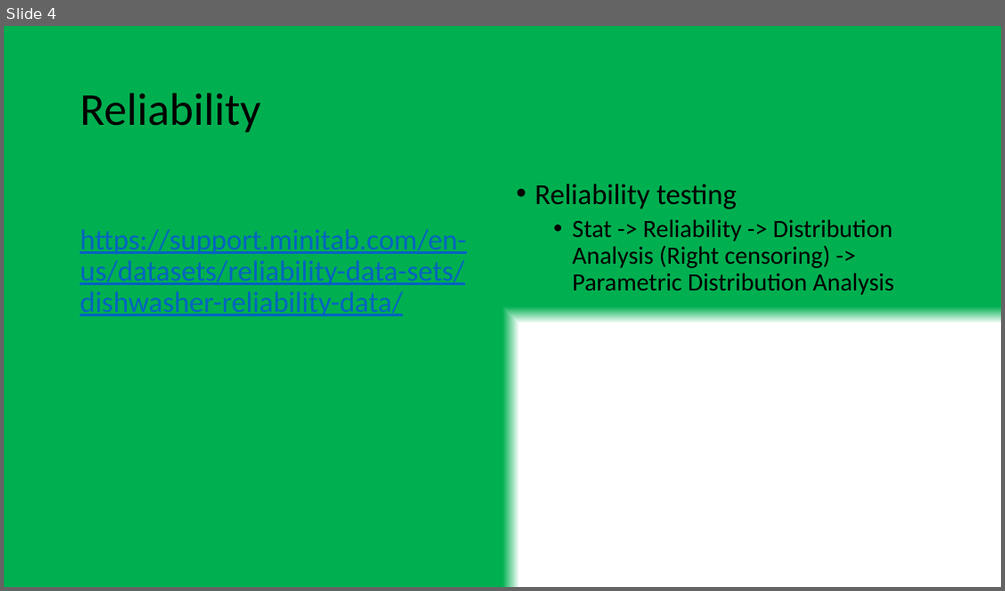
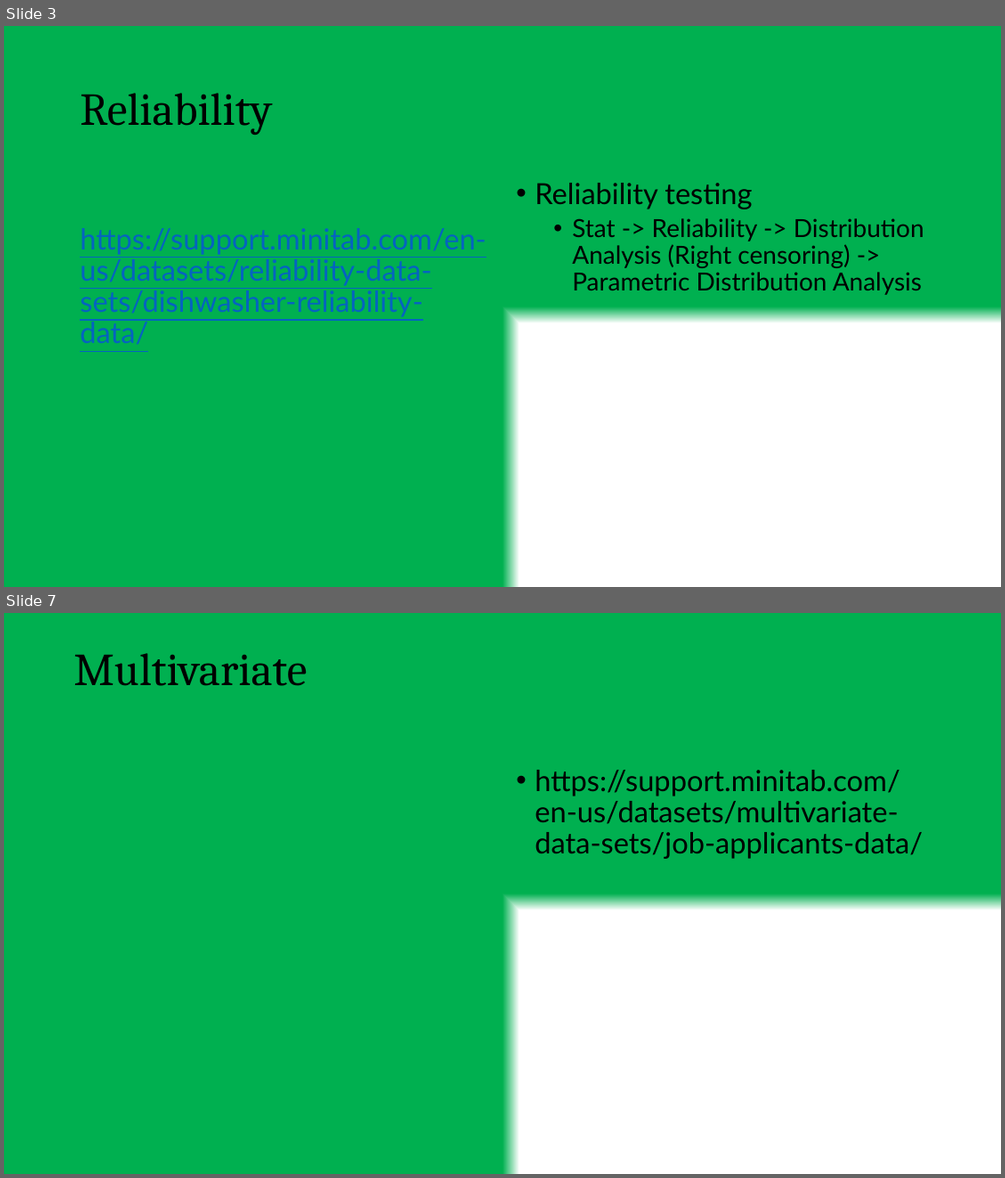
Before and after one commit to tanmoyie/Quality-Control, a slide deck: Minitab tutorial by Tanmoy Das.pptx. Shown one above the other, each under a label of ours: slide 4 before the commit, slides 3 and 7 after it; the slides between them are not shown. The pictures are 1005x591 and 1005x1178 pixels, drawn with LibreOffice and Linux fonts; fonts in the diff are those of the drawing. Boxes give left, top, right and bottom in pixels: in the first picture for what was removed or moved away, otherwise in the second. Text is boxed around its words. In the diff, an @@ line names an element or a change of style, - is before the commit and + after.

Commit message:
minitab

```diff
--- a/Minitab tutorial by Tanmoy Das.pptx
+++ b/Minitab tutorial by Tanmoy Das.pptx
@@ slide 7 added at bbox=[4, 613, 1001, 1174], background gradient #FFFFFF to #00B050 @@
@@ title added at bbox=[73, 653, 307, 686], 44 pt, text #000000 @@
+Multivariate
@@ text added at bbox=[534, 770, 922, 859], 28 pt, text #000000 @@
+• https://support.minitab.com/en-us/datasets/multivariate-data-sets/job-applicants-data/
@@ what was slide 4 is now slide 3 @@
@@ slide 3 changed as well @@
@@ title "Reliability" at bbox=[80, 93, 272, 135]: font Calibri to Cambria @@
@@ text "https://support.minitab.com/en-us/datasets/reliability-data- ..." at bbox=[80, 228, 485, 345]: font Calibri to Lato @@
@@ text "Reliability testing" at bbox=[534, 183, 924, 295]: font Calibri to Lato @@
```
Also in this commit, not shown: 2 other slides changed, 4 other slides added, 1 slide removed, 4 other files.
